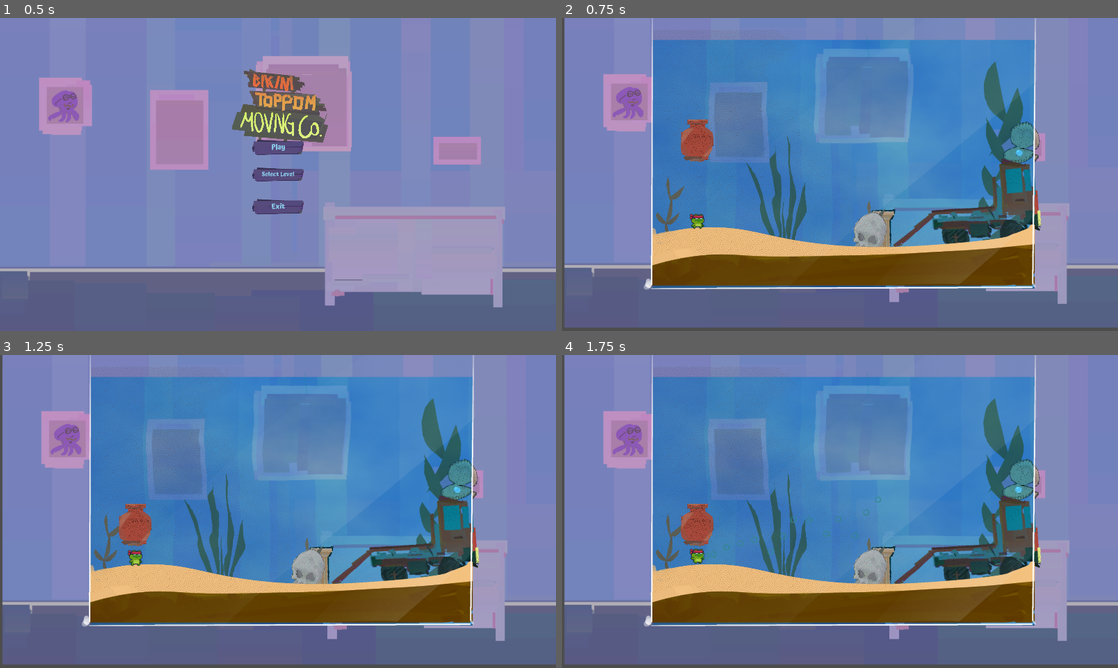
Above: before the commit, frames 1-4 (two rows, left to right).
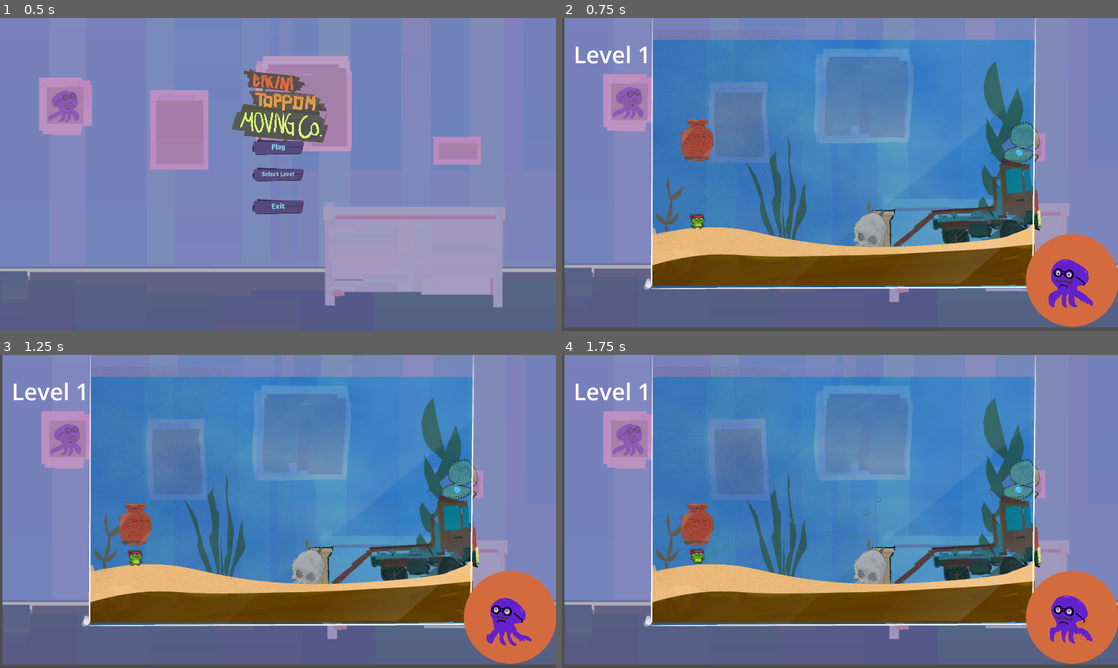
Above: after the commit, the same moments.

Repository: pR1smPrime/BikiniTop25
Game: Godot game, scene res://bikini_toppem_moving_service.tscn
The game is run twice, just before and just after one commit, with the same random seed, the same clock (stepped at 60 frames per second) and the same inputs. The engine's default icon, where the game draws it, is replaced by a stand-in: a white triangle on a blue panel in a dark square.
Inputs (mouse positions are in pixels of both pictures, inside the frame that each line leads up to):
- Up to frame 1 (0.5 s): no input
- Up to frame 2 (0.75 s): click "Play" at 0.5 s
- Up to frame 3 (1.25 s): no input
- Up to frame 4 (1.75 s): move the mouse to (962, 495) at 1.27 s; press the mouse at (962, 495) at 1.28 s; hold D (right) from 1.28 s (still down); tap W (jump) at 1.52 s

Frame 1 is identical in both runs. In frame 2, 4.2% of the frame differs, in the area x 2-100%, y 8-99%; in frame 3, 4.2%; in frame 4, 4.2%.

Commit message:
level Label added

Diff:
--- a/scenes/levels/level1.tscn
+++ b/scenes/levels/level1.tscn
@@ -10,8 +10,12 @@
 [ext_resource type="PackedScene" uid="uid://t1qapbdlfqnh" path="res://assets/objects/staticNoCollision/staNoCo_algae2.tscn" id="10_ue1s2"]
 [ext_resource type="PackedScene" uid="uid://cf618ai8wa2sn" path="res://assets/objects/statics/static_skull.tscn" id="11_fmbsn"]
 [ext_resource type="PackedScene" uid="uid://d2xyedecm45dw" path="res://scenes/pausemenue/pause_menu.tscn" id="12_e5w1w"]
-[ext_resource type="PackedScene" path="res://assets/objects/moveables/moveable_vase.tscn" id="12_qo4ie"]
+[ext_resource type="PackedScene" uid="uid://cqj4xx323uc7y" path="res://assets/objects/moveables/moveable_vase.tscn" id="12_qo4ie"]
 [ext_resource type="PackedScene" uid="uid://dtoh8s6t2s5xi" path="res://assets/objects/statics/static_oyster.tscn" id="13_sjx7y"]
+[ext_resource type="PackedScene" uid="uid://bjobche7h23v4" path="res://scenes/Charakters/customer_circle.tscn" id="13_yh3o5"]
+
+[sub_resource type="SystemFont" id="SystemFont_wvmxs"]
+font_names = PackedStringArray("Frank Ruehl CLM")
 
 [node name="Level1" type="Node2D"]
 
@@ -64,3 +68,17 @@
 
 [node name="MoveableVase" parent="." instance=ExtResource("12_qo4ie")]
 position = Vector2(459, -671)
+
+[node name="CustomerCircle" parent="." instance=ExtResource("13_yh3o5")]
+z_index = 1
+position = Vector2(1754, -159)
+
+[node name="LabelLevel" type="Label" parent="."]
+z_index = 1
+offset_left = 32.0
+offset_top = -994.0
+offset_right = 266.0
+offset_bottom = -898.0
+theme_override_fonts/font = SubResource("SystemFont_wvmxs")
+theme_override_font_sizes/font_size = 80
+text = "Level 1"
--- a/scenes/levels/level3.tscn
+++ b/scenes/levels/level3.tscn
@@ -12,6 +12,10 @@
 [ext_resource type="PackedScene" uid="uid://bj253dgyyi6n" path="res://assets/objects/staticNoCollision/staNoCo_algae3.tscn" id="10_vvm2v"]
 [ext_resource type="PackedScene" uid="uid://dbba0xayt6m1u" path="res://assets/objects/staticNoCollision/staNoCo_algae1.tscn" id="11_a7gad"]
 [ext_resource type="PackedScene" uid="uid://d2xyedecm45dw" path="res://scenes/pausemenue/pause_menu.tscn" id="12_x5t3h"]
+[ext_resource type="PackedScene" uid="uid://bjobche7h23v4" path="res://scenes/Charakters/customer_circle.tscn" id="13_ie7es"]
+
+[sub_resource type="SystemFont" id="SystemFont_twkxo"]
+font_names = PackedStringArray("Frank Ruehl CLM")
 
 [node name="Level3" type="Node2D"]
 
@@ -77,3 +81,17 @@
 scale = Vector2(0.2, 0.2)
 
 [node name="Pause_Menu" parent="." instance=ExtResource("12_x5t3h")]
+
+[node name="LabelLevel" type="Label" parent="."]
+z_index = 1
+offset_left = 31.0
+offset_top = -994.0
+offset_right = 265.0
+offset_bottom = -898.0
+theme_override_fonts/font = SubResource("SystemFont_twkxo")
+theme_override_font_sizes/font_size = 80
+text = "Level 3"
+
+[node name="CustomerCircle" parent="." instance=ExtResource("13_ie7es")]
+z_index = 1
+position = Vector2(1754, -159)
--- a/scenes/levels/level4.tscn
+++ b/scenes/levels/level4.tscn
@@ -11,6 +11,10 @@
 [ext_resource type="PackedScene" uid="uid://dtoh8s6t2s5xi" path="res://assets/objects/statics/static_oyster.tscn" id="8_g52rs"]
 [ext_resource type="PackedScene" uid="uid://t1qapbdlfqnh" path="res://assets/objects/staticNoCollision/staNoCo_algae2.tscn" id="9_18xhb"]
 [ext_resource type="PackedScene" uid="uid://d2xyedecm45dw" path="res://scenes/pausemenue/pause_menu.tscn" id="11_tuqnh"]
+[ext_resource type="PackedScene" uid="uid://bjobche7h23v4" path="res://scenes/Charakters/customer_circle.tscn" id="12_7ctlb"]
+
+[sub_resource type="SystemFont" id="SystemFont_hdi2w"]
+font_names = PackedStringArray("Frank Ruehl CLM")
 
 [node name="Level4" type="Node2D"]
 
@@ -99,3 +103,17 @@
 scale = Vector2(0.7, 0.7)
 
 [node name="Pause_Menu" parent="." instance=ExtResource("11_tuqnh")]
+
+[node name="LabelLevel" type="Label" parent="."]
+z_index = 1
+offset_left = 32.0
+offset_top = -994.0
+offset_right = 266.0
+offset_bottom = -898.0
+theme_override_fonts/font = SubResource("SystemFont_hdi2w")
+theme_override_font_sizes/font_size = 80
+text = "Level 4"
+
+[node name="CustomerCircle" parent="." instance=ExtResource("12_7ctlb")]
+z_index = 1
+position = Vector2(1754, -159)
--- a/scenes/levels/level5.tscn
+++ b/scenes/levels/level5.tscn
@@ -6,11 +6,15 @@
 [ext_resource type="PackedScene" uid="uid://wio4kqqfaasv" path="res://scenes/movable/movable.tscn" id="4_bk8s2"]
 [ext_resource type="Script" path="res://scenes/movable/movable.gd" id="5_85kg1"]
 [ext_resource type="PackedScene" uid="uid://bofqt6oyryhyo" path="res://assets/objects/statics/target_truck.tscn" id="6_5hbby"]
-[ext_resource type="PackedScene" uid="uid://cibr5e7jyyld6" path="res://assets/art/spritesAquarium/waves.tscn" id="7_42tgh"]
+[ext_resource type="PackedScene" path="res://assets/art/spritesAquarium/waves.tscn" id="7_42tgh"]
 [ext_resource type="PackedScene" uid="uid://cf618ai8wa2sn" path="res://assets/objects/statics/static_skull.tscn" id="8_rna0v"]
 [ext_resource type="PackedScene" uid="uid://b1k68xp6vdvd3" path="res://assets/objects/statics/static_column.tscn" id="9_0fgv0"]
 [ext_resource type="PackedScene" uid="uid://dbba0xayt6m1u" path="res://assets/objects/staticNoCollision/staNoCo_algae1.tscn" id="9_xjbni"]
 [ext_resource type="PackedScene" uid="uid://d2xyedecm45dw" path="res://scenes/pausemenue/pause_menu.tscn" id="11_6ltb0"]
+[ext_resource type="PackedScene" uid="uid://bjobche7h23v4" path="res://scenes/Charakters/customer_circle.tscn" id="12_x45wr"]
+
+[sub_resource type="SystemFont" id="SystemFont_fmwn4"]
+font_names = PackedStringArray("Frank Ruehl CLM")
 
 [node name="Level5" type="Node2D"]
 
@@ -78,3 +82,17 @@
 scale = Vector2(0.5, 0.3)
 
 [node name="Pause_Menu" parent="." instance=ExtResource("11_6ltb0")]
+
+[node name="LabelLevel" type="Label" parent="."]
+z_index = 1
+offset_left = 32.0
+offset_top = -994.0
+offset_right = 266.0
+offset_bottom = -898.0
+theme_override_fonts/font = SubResource("SystemFont_fmwn4")
+theme_override_font_sizes/font_size = 80
+text = "Level 5"
+
+[node name="CustomerCircle" parent="." instance=ExtResource("12_x45wr")]
+z_index = 1
+position = Vector2(1754, -159)
Not shown: 1 places in scenes/levels/level1.tscn that only renumber resources
Not shown: 2 places in scenes/levels/level2.tscn that only renumber resources
Not shown: 1 places in scenes/levels/level3.tscn that only renumber resources
Not shown: 1 places in scenes/levels/level4.tscn that only renumber resources
Not shown: 1 places in scenes/levels/level5.tscn that only renumber resources
